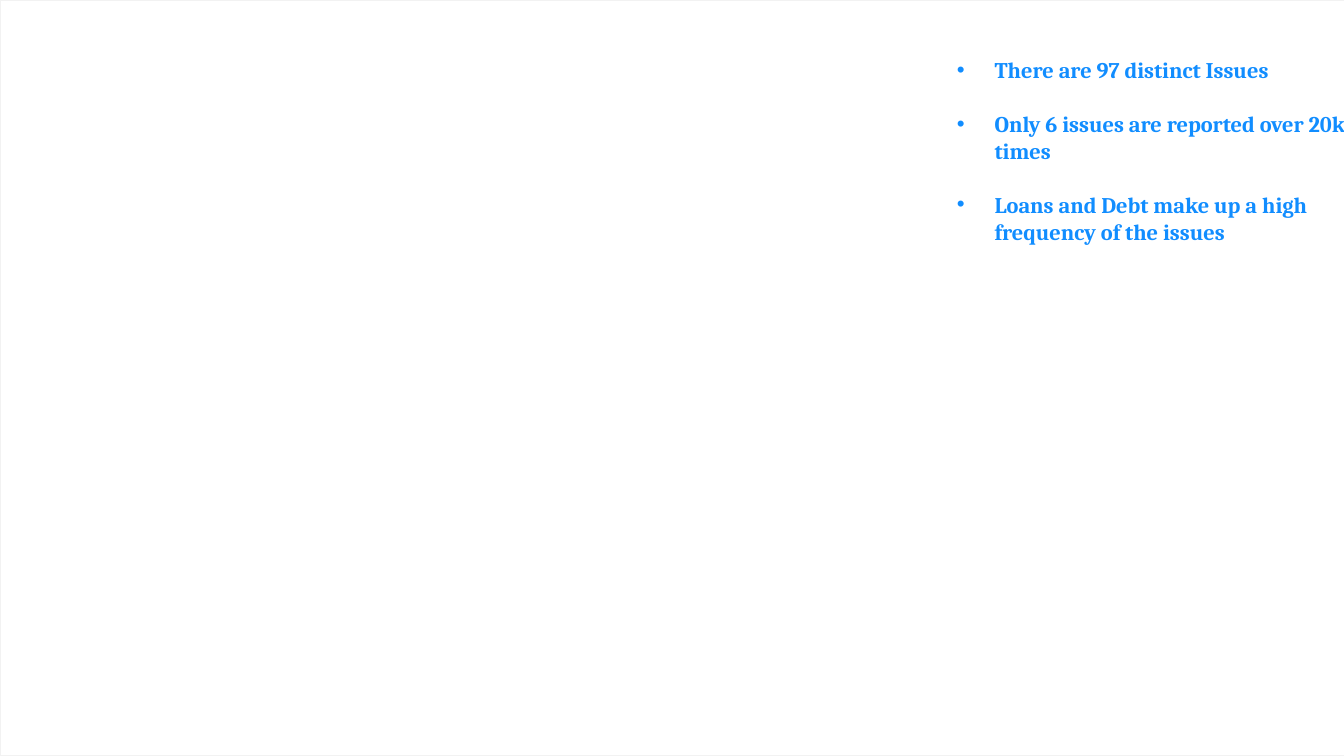
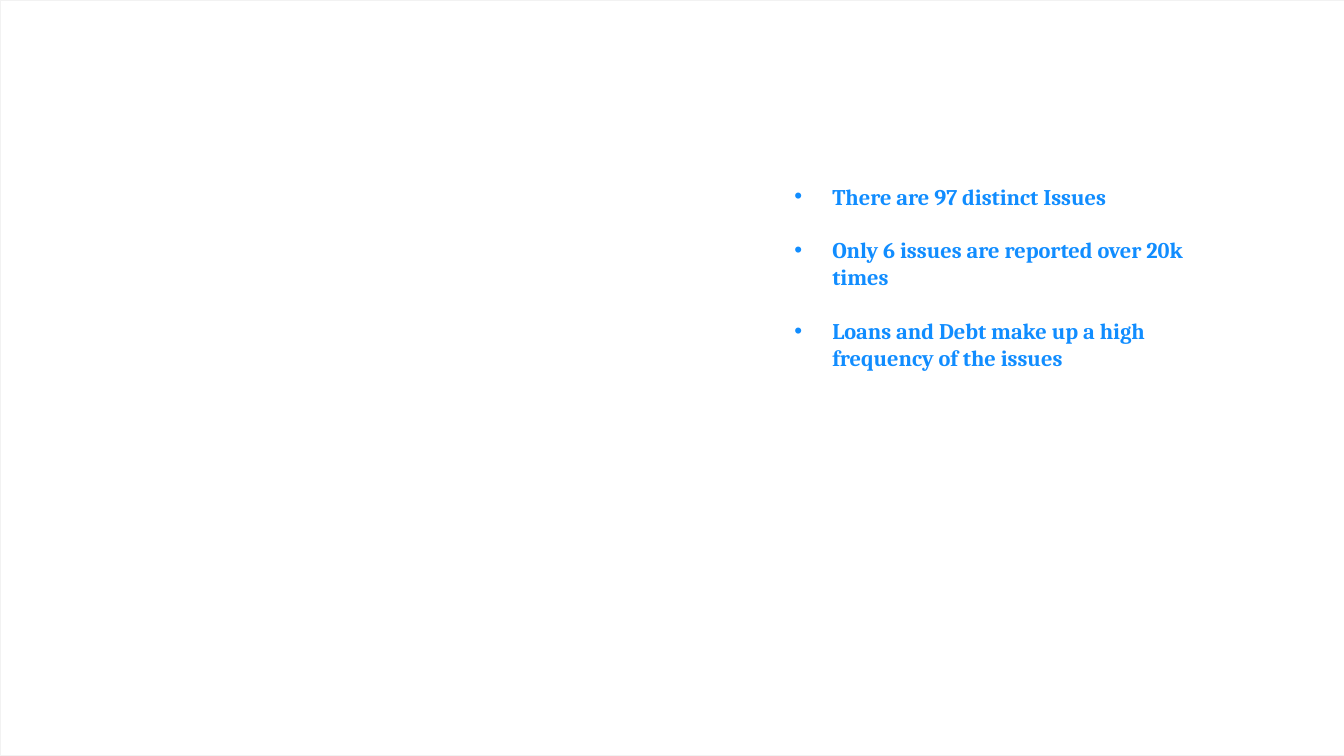
Before and after one commit to Tobi-Ade/Machine-Learning-Deployment, a slide deck: slide 5 of Consumer Complaints.pptx. Drawn at 1344x756 pixels with LibreOffice and Linux fonts; fonts in the diff are those of the drawing; background and template pictures are left out. Boxes give left, top, right and bottom in pixels: in the first picture for what was removed or moved away, otherwise in the second. Text is boxed around its words. In the diff, an @@ line names an element or a change of style, - is before the commit and + after.

```diff
--- a/Consumer Complaints.pptx
+++ b/Consumer Complaints.pptx
@@ text "There are 97 distinct Issues": place and size @@
-text "There are 97 distinct Issues" at <box>995,62,1344,245</box>
+text "There are 97 distinct Issues" at <box>832,189,1182,371</box>
```
Also in this commit, not shown: 8 other slides changed, 3 slides removed, 1 other file.
